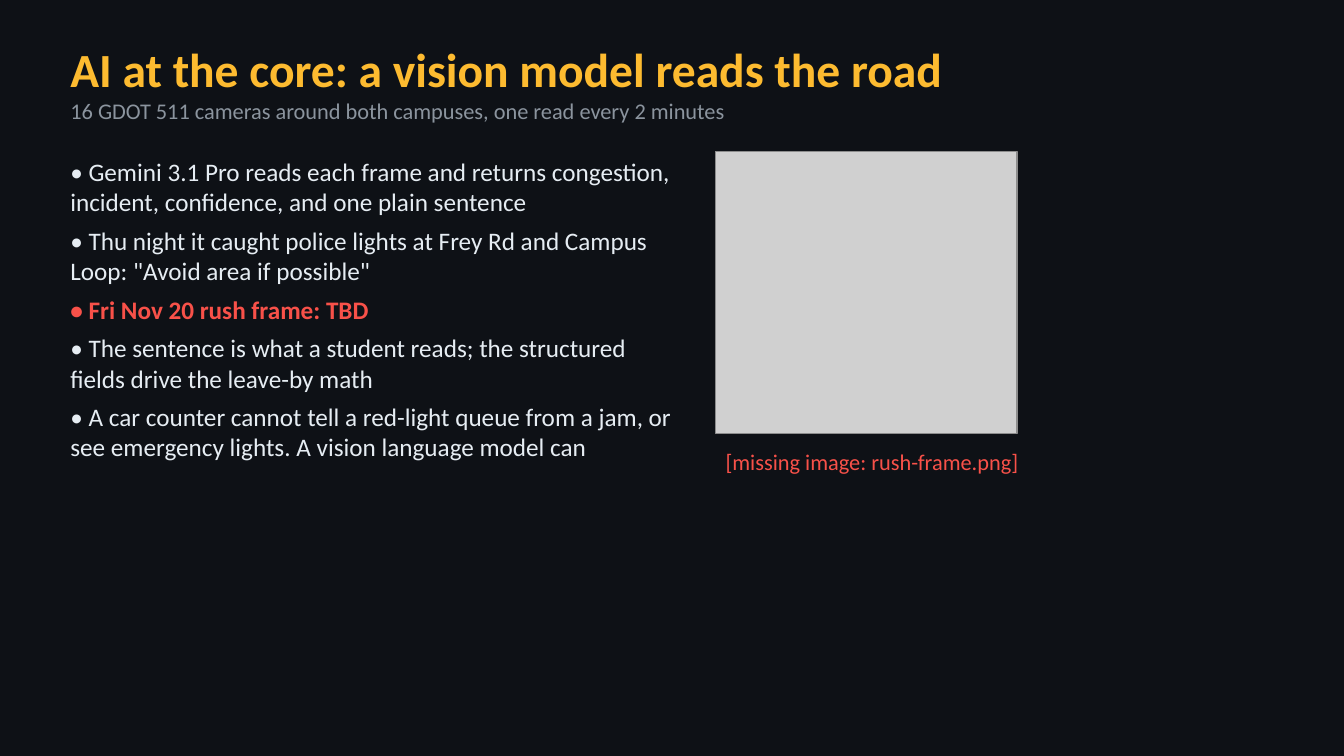
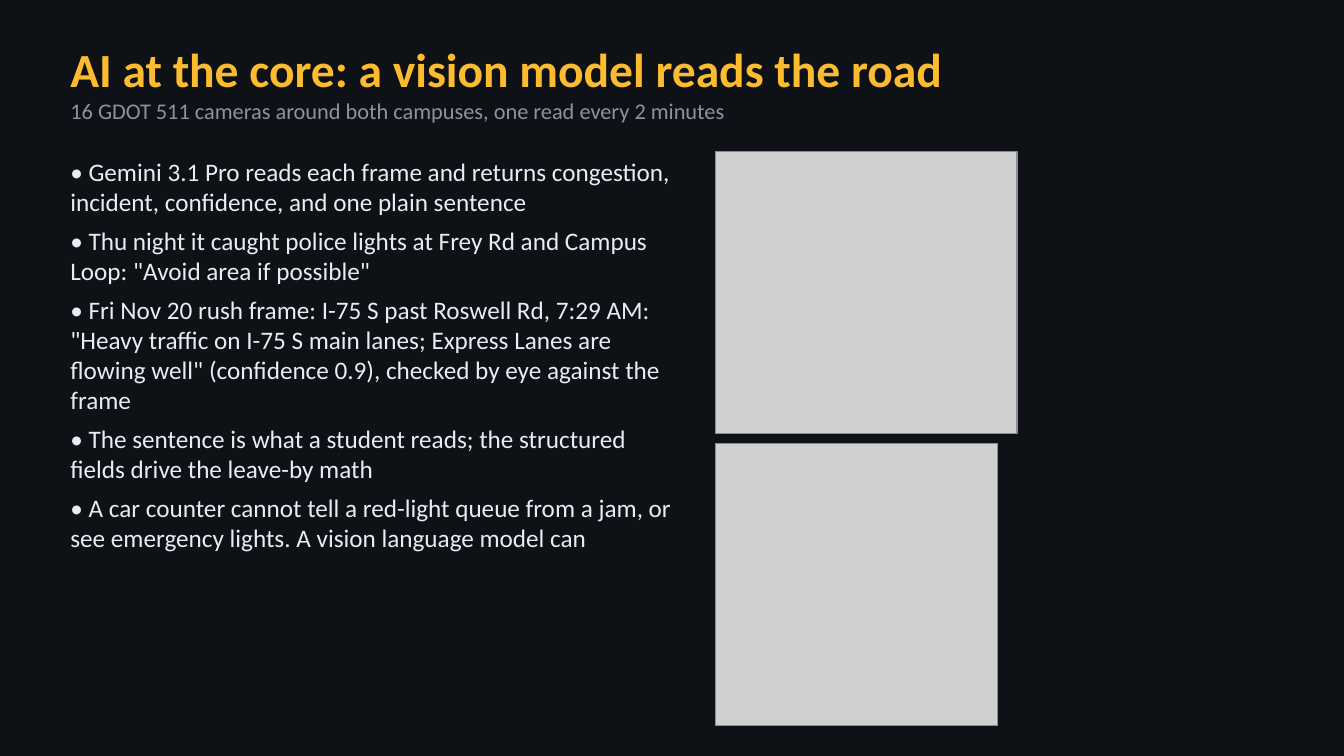
Before and after one commit to Anphamthanh/owl-commute, a slide deck: slide 5 of deck/Owl Commute.pptx. Drawn at 1344x756 pixels with LibreOffice and Linux fonts; fonts in the diff are those of the drawing; grey boxes stand for pictures. Boxes give left, top, right and bottom in pixels: in the first picture for what was removed or moved away, otherwise in the second. Text is boxed around its words. In the diff, an @@ line names an element or a change of style, - is before the commit and + after.

Commit message:
Add Friday rush-hour screenshots and the measured model cost to the deck

```diff
--- a/deck/Owl Commute.pptx
+++ b/deck/Owl Commute.pptx
@@ text at box(70, 301, 659, 409): text changed; text colour #F85149 to #E6EDF3; bold off @@
-• Fri Nov 20 rush frame: TBD
+• Fri Nov 20 rush frame: I-75 S past Roswell Rd, 7:29 AM: "Heavy traffic on I-75 S main lanes; Express Lanes are flowing well" (confidence 0.9), checked by eye against the frame
@@ picture added at box(716, 444, 998, 726) @@
@@ text removed at box(726, 453, 1018, 474) @@
-[missing image: rush-frame.png]
```
Also in this commit, not shown: 2 other slides changed, 6 other files.
